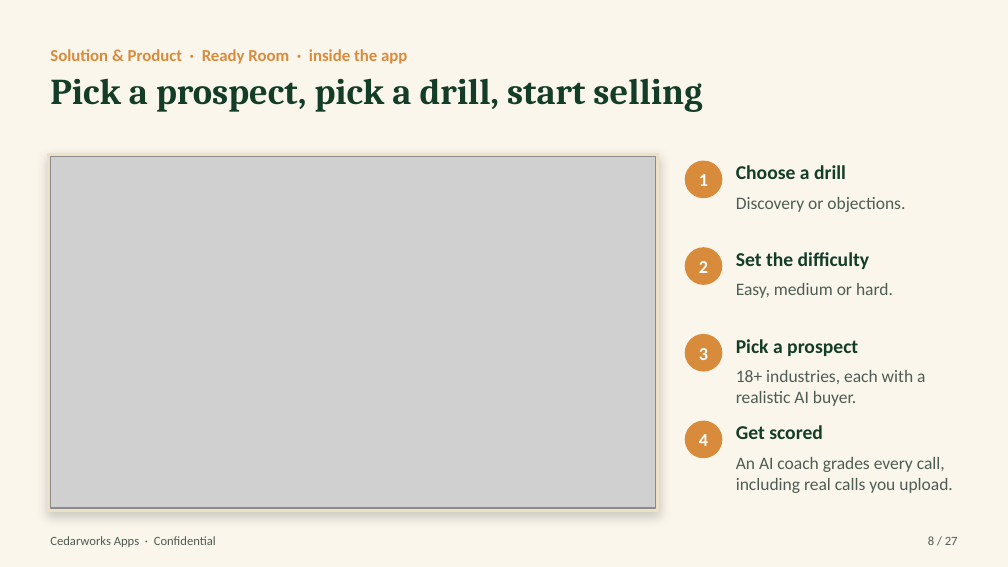
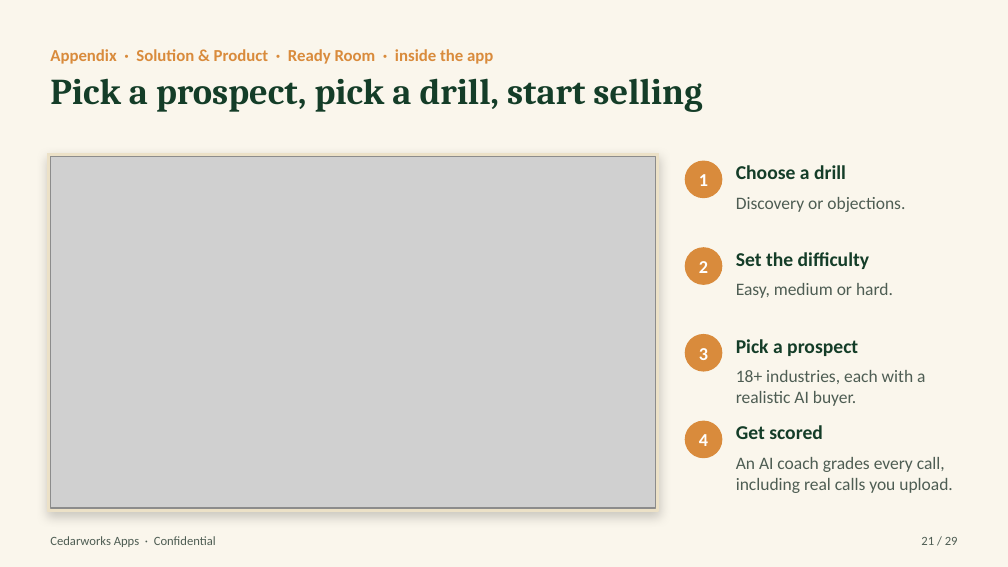
Before and after one commit to Pastorai1/Cedarworksapps, a slide deck: slide 21 of pitch-deck/Cedarworks-Apps-Pitch-Deck.pptx (slide 8 before the commit). Drawn at 1008x567 pixels with LibreOffice and Linux fonts; fonts in the diff are those of the drawing; grey boxes stand for pictures. Boxes give left, top, right and bottom in pixels: in the first picture for what was removed or moved away, otherwise in the second. Text is boxed around its words. In the diff, an @@ line names an element or a change of style, - is before the commit and + after.

```diff
--- a/pitch-deck/Cedarworks-Apps-Pitch-Deck.pptx
+++ b/pitch-deck/Cedarworks-Apps-Pitch-Deck.pptx
@@ text at (x1=50, y1=49, x2=493, y2=64): text changed @@
-Solution & Product · Ready Room · inside the app
+Appendix · Solution & Product · Ready Room · inside the app
@@ text at (x1=921, y1=537, x2=958, y2=545): text changed @@
-8 / 27
+21 / 29
```
Also in this commit, not shown: 23 other slides changed, 5 slides added, 3 slides removed, 4 other files.
